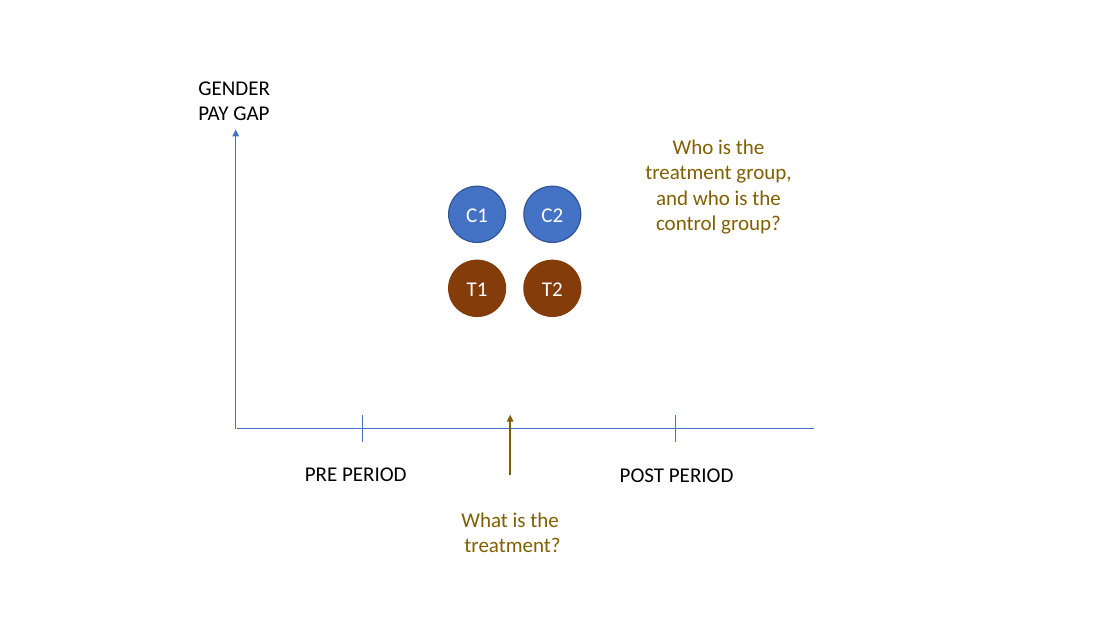
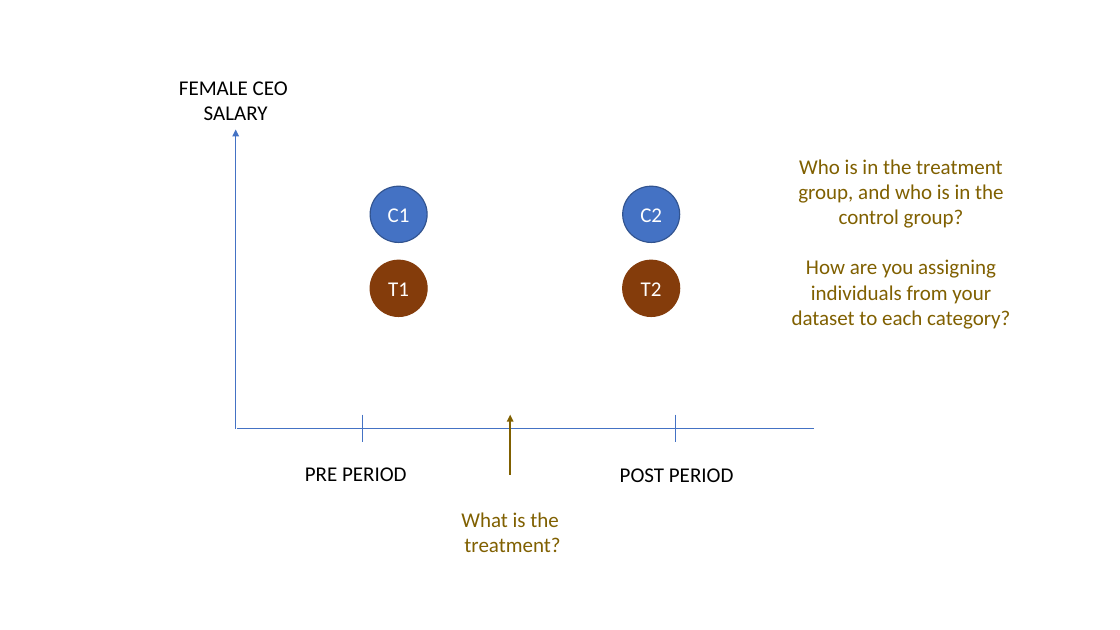
Before and after one commit to DS4PS/cpp-524-sum-2020, a slide deck: slide 27 of lectures/p-04-diagram-your-research-design.pptx (slide 25 before the commit). Drawn at 1120x630 pixels with LibreOffice and Linux fonts; fonts in the diff are those of the drawing. Boxes give left, top, right and bottom in pixels: in the first picture for what was removed or moved away, otherwise in the second. Text is boxed around its words. In the diff, an @@ line names an element or a change of style, - is before the commit and + after.

```diff
--- a/lectures/p-04-diagram-your-research-design.pptx
+++ b/lectures/p-04-diagram-your-research-design.pptx
@@ text at box(179, 81, 288, 120): text changed @@
-GENDER
-PAY GAP
+FEMALE CEO
+SALARY
@@ text at box(792, 159, 1010, 329): text changed @@
-Who is the treatment group, and who is the control group?
+Who is in the treatment group, and who is in the control group?
+How are you assigning individuals from your dataset to each category?
@@ ellipse "C1": place and size @@
-ellipse "C1" at box(449, 187, 506, 243)
+ellipse "C1" at box(371, 187, 428, 243)
@@ ellipse "C2": place and size @@
-ellipse "C2" at box(524, 187, 581, 243)
+ellipse "C2" at box(623, 187, 680, 243)
@@ ellipse "T1": place and size @@
-ellipse "T1" at box(449, 260, 506, 317)
+ellipse "T1" at box(371, 260, 428, 317)
@@ ellipse "T2": place and size @@
-ellipse "T2" at box(524, 260, 581, 317)
+ellipse "T2" at box(623, 260, 680, 317)
```
Also in this commit, not shown: 1 other slide changed, 2 slides added, 11 other files.
